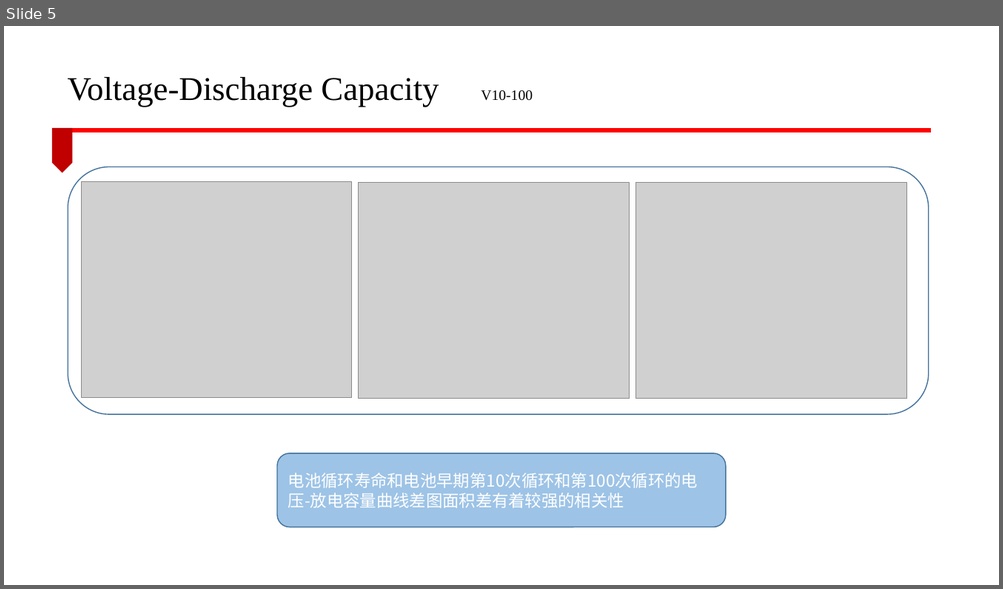
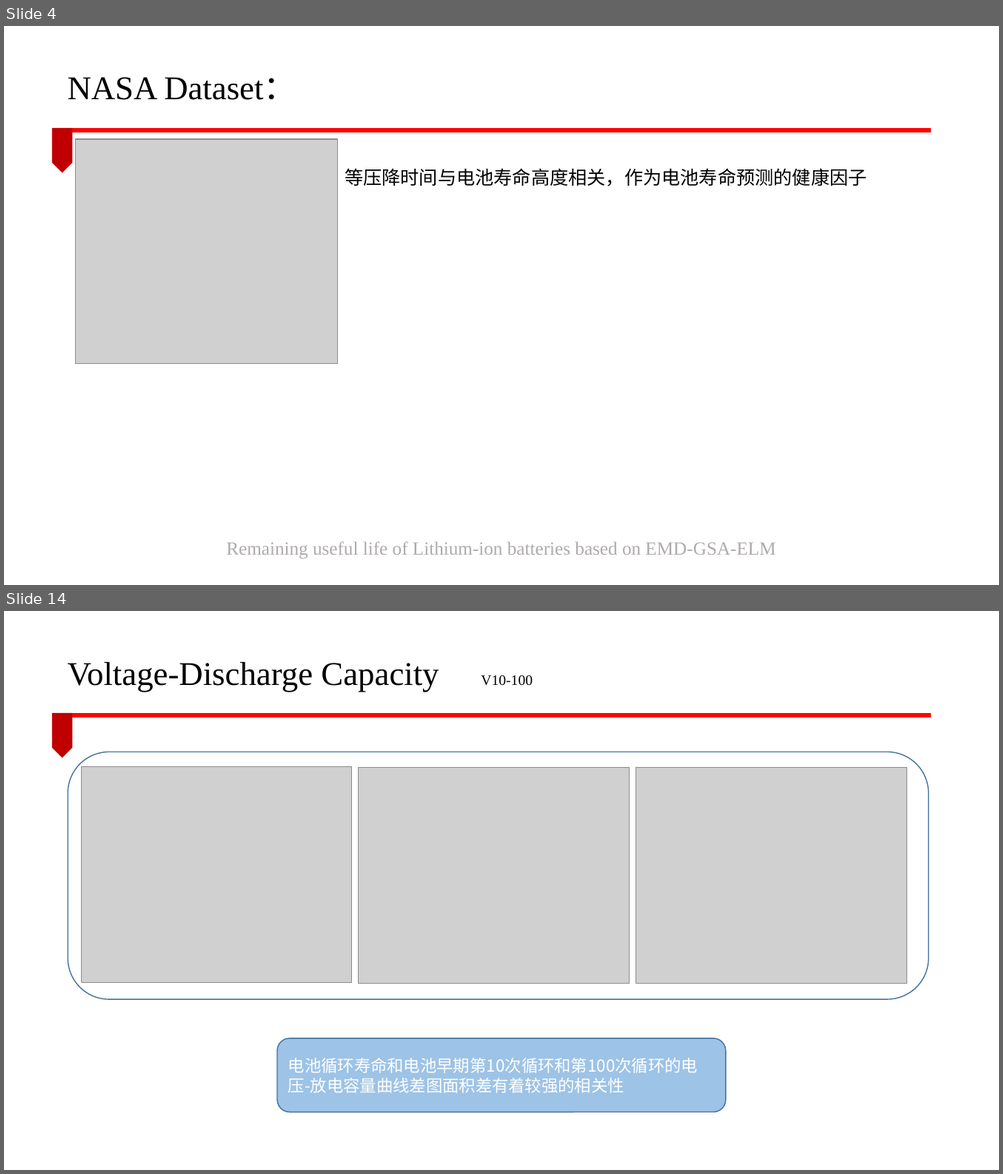
Before and after one commit to lucking666/sys, a slide deck: 卢老师论文汇报/CEEMDAN汇报.pptx. Shown one above the other, each under a label of ours: slide 5 before the commit, slides 4 and 14 after it; the slides between them are not shown. The pictures are 1003x589 and 1003x1174 pixels, drawn with LibreOffice and Linux fonts; fonts in the diff are those of the drawing; grey boxes stand for pictures; background and template pictures are left out. Boxes give left, top, right and bottom in pixels: in the first picture for what was removed or moved away, otherwise in the second. Text is boxed around its words. In the diff, an @@ line names an element or a change of style, - is before the commit and + after.

```diff
--- a/卢老师论文汇报/CEEMDAN汇报.pptx
+++ b/卢老师论文汇报/CEEMDAN汇报.pptx
@@ slide 4 added at bbox=[4, 26, 999, 585], background #FFFFFF; not listed: 2 template elements that a slide beside it also shows @@
@@ text added at bbox=[68, 77, 296, 100], 32 pt, text #000000 @@
+NASA Dataset：
@@ picture added at bbox=[76, 139, 338, 364] @@
@@ text added at bbox=[344, 168, 867, 187], 18 pt, text #000000 @@
+等压降时间与电池寿命高度相关，作为电池寿命预测的健康因子
@@ text added at bbox=[226, 542, 775, 559], 18 pt, text #AFABAB @@
+Remaining useful life of Lithium-ion batteries based on EMD-GSA-ELM
@@ what was slide 5 is now slide 14 @@
```
Also in this commit, not shown: 3 slides changed, 9 other slides added, 1 slide removed, 2 other files.
